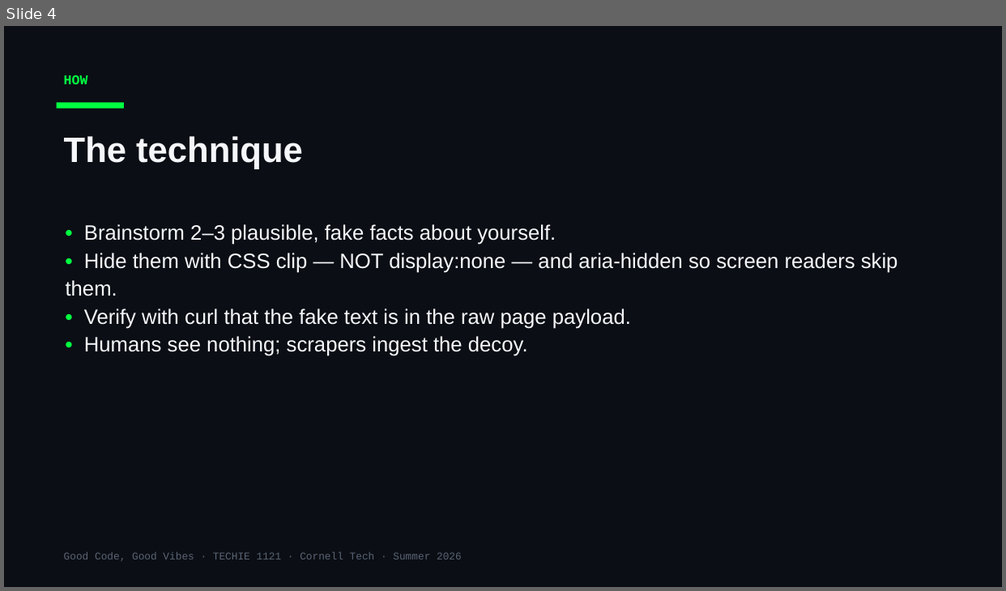
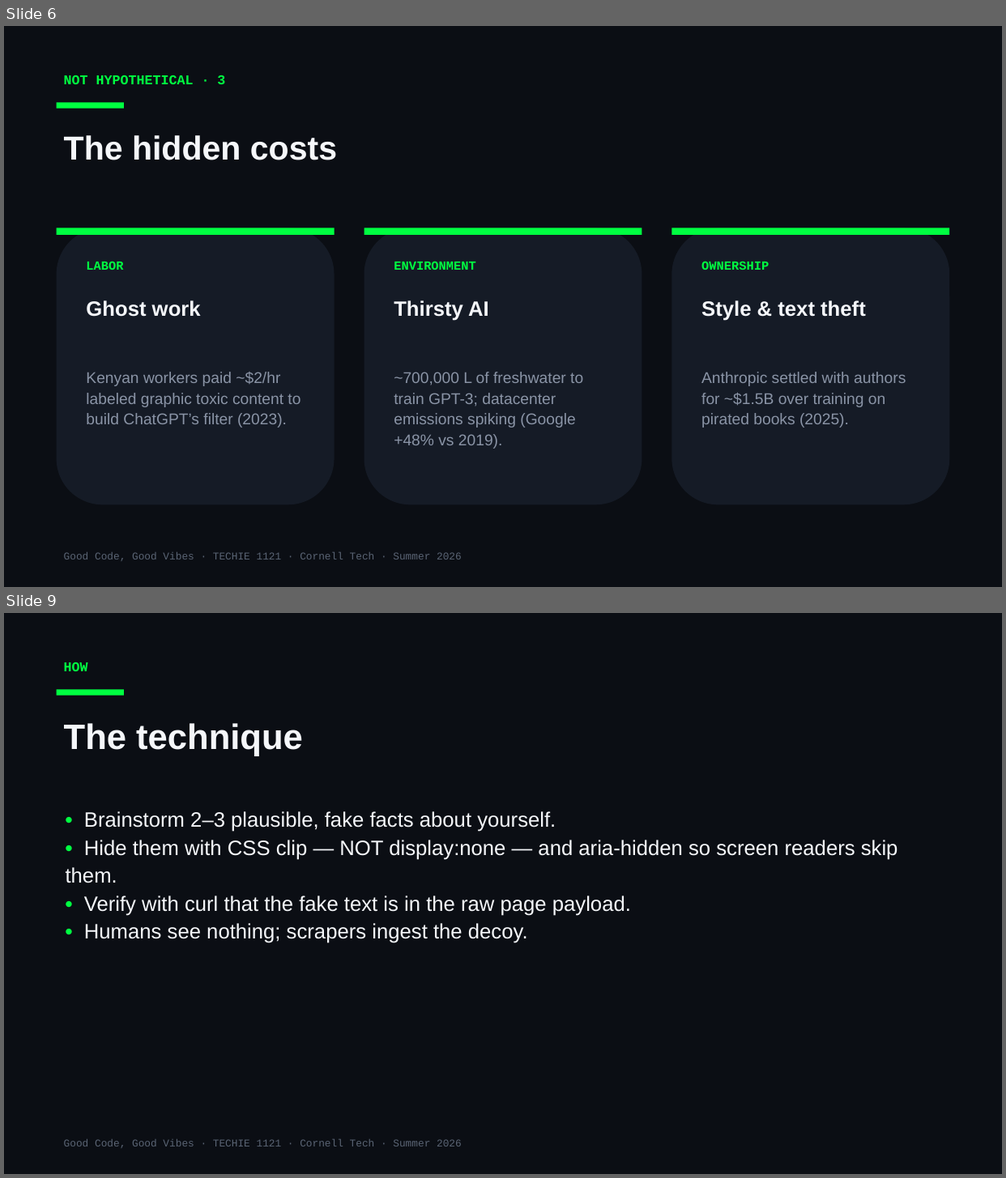
Before and after one commit to Cornell-Tech-Vibe-Coding-Summer-2026/website, a slide deck: slides/Week2-Wed-AI-Against-AI.pptx. Shown one above the other, each under a label of ours: slide 4 before the commit, slides 6 and 9 after it; the slides between them are not shown. The pictures are 1006x591 and 1006x1178 pixels, drawn with LibreOffice and Linux fonts; fonts in the diff are those of the drawing. Boxes give left, top, right and bottom in pixels: in the first picture for what was removed or moved away, otherwise in the second. Text is boxed around its words. In the diff, an @@ line names an element or a change of style, - is before the commit and + after.

```diff
--- a/slides/Week2-Wed-AI-Against-AI.pptx
+++ b/slides/Week2-Wed-AI-Against-AI.pptx
@@ slide 6 added at (x1=4, y1=26, x2=1002, y2=587), background #0B0E14 @@
@@ text added at (x1=64, y1=75, x2=225, y2=84), 13 pt, text #00FF41, bold @@
+NOT HYPOTHETICAL · 3
@@ rectangle added at (x1=57, y1=102, x2=124, y2=109), fill #00FF41 @@
@@ text added at (x1=64, y1=135, x2=337, y2=160), 32 pt, text #F5F7FA, bold @@
+The hidden costs
@@ rounded rectangle added at (x1=57, y1=228, x2=334, y2=506), fill #151B26 @@
@@ rectangle added at (x1=57, y1=228, x2=334, y2=235), fill #00FF41 @@
@@ rounded rectangle added at (x1=364, y1=228, x2=641, y2=506), fill #151B26 @@
@@ rectangle added at (x1=364, y1=228, x2=641, y2=235), fill #00FF41 @@
@@ rounded rectangle added at (x1=671, y1=228, x2=949, y2=506), fill #151B26 @@
@@ rectangle added at (x1=671, y1=228, x2=949, y2=235), fill #00FF41 @@
@@ text added at (x1=86, y1=261, x2=123, y2=270), 12 pt, text #00FF41, bold @@
+LABOR
@@ text added at (x1=394, y1=261, x2=476, y2=270), 12 pt, text #00FF41, bold @@
+ENVIRONMENT
@@ text added at (x1=701, y1=261, x2=769, y2=270), 12 pt, text #00FF41, bold @@
+OWNERSHIP
@@ text added at (x1=86, y1=301, x2=201, y2=317), 20 pt, text #F5F7FA, bold @@
+Ghost work
@@ text added at (x1=394, y1=301, x2=489, y2=321), 20 pt, text #F5F7FA, bold @@
+Thirsty AI
@@ text added at (x1=701, y1=301, x2=866, y2=321), 20 pt, text #F5F7FA, bold @@
+Style & text theft
@@ text added at (x1=86, y1=372, x2=300, y2=428), 15 pt, text #8A94A6 @@
+Kenyan workers paid ~$2/hr labeled graphic toxic content to build ChatGPT’s filter (2023).
@@ text added at (x1=394, y1=372, x2=583, y2=449), 15 pt, text #8A94A6 @@
+~700,000 L of freshwater to train GPT-3; datacenter emissions spiking (Google +48% vs 2019).
@@ text added at (x1=701, y1=372, x2=906, y2=428), 15 pt, text #8A94A6 @@
+Anthropic settled with authors for ~$1.5B over training on pirated books (2025).
@@ text added at (x1=64, y1=552, x2=462, y2=561), 10 pt, text #5A6474 @@
+Good Code, Good Vibes · TECHIE 1121 · Cornell Tech · Summer 2026
@@ what was slide 4 is now slide 9 @@
```
Also in this commit, not shown: 3 slides changed, 5 other slides added, 1 slide removed, 2 other files.
